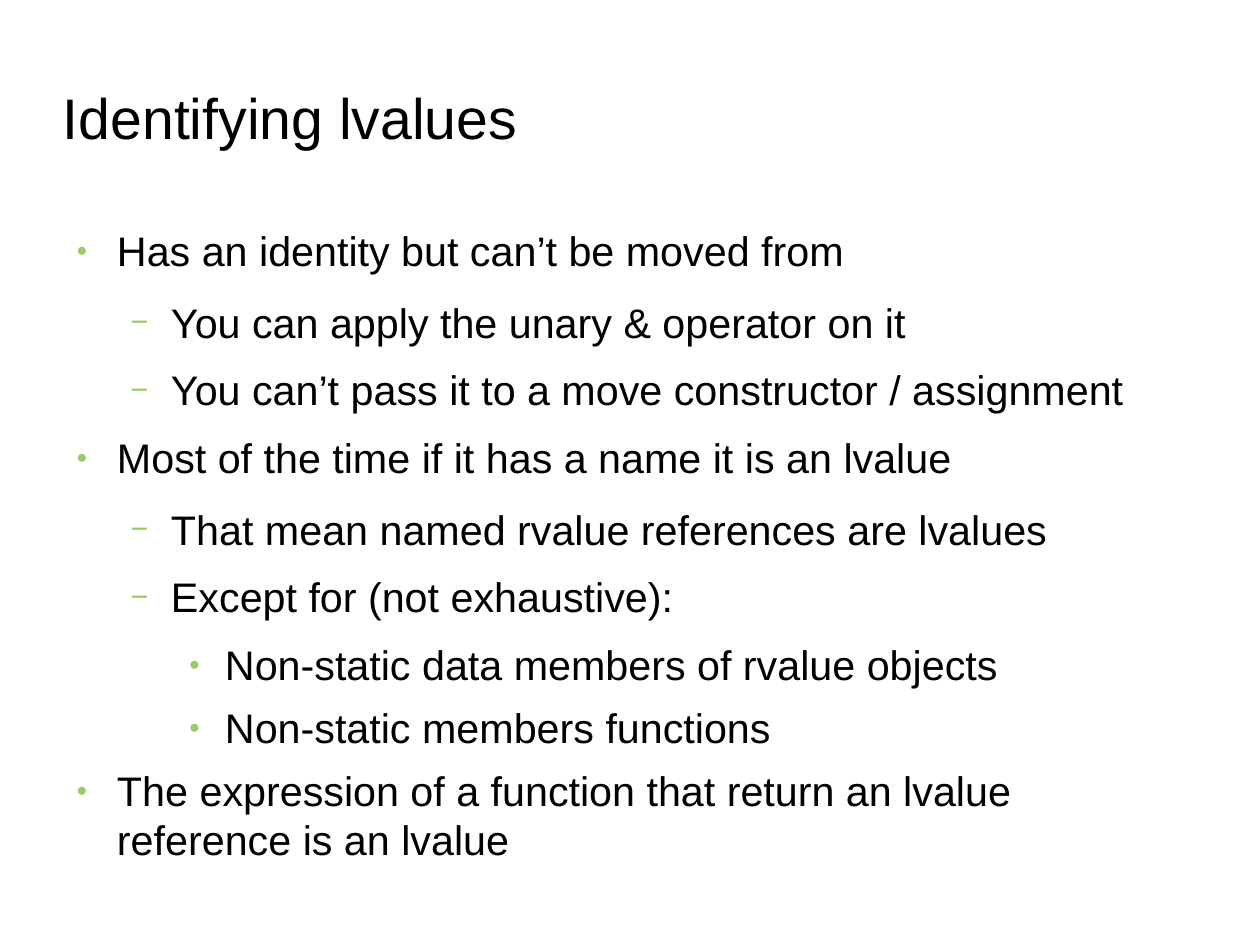
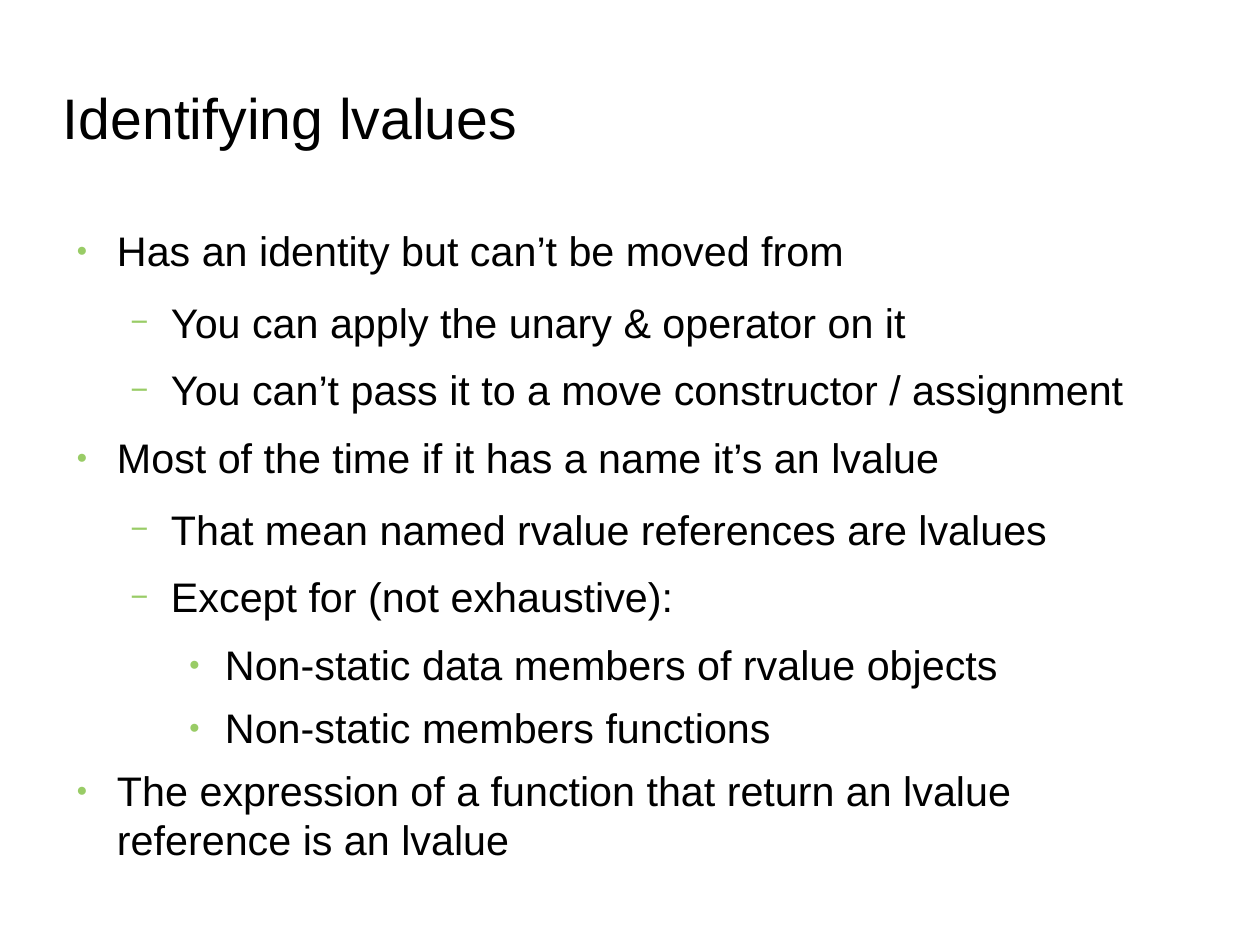
Before and after one commit to FranckRJ/CPP-trainings, a slide deck: slide 9 of traning-move.odp (slide 8 before the commit). Drawn at 1260x945 pixels with LibreOffice and Linux fonts; fonts in the diff are those of the drawing; background and template pictures are left out. Boxes give left, top, right and bottom in pixels: in the first picture for what was removed or moved away, otherwise in the second. Text is boxed around its words. In the diff, an @@ line names an element or a change of style, - is before the commit and + after.

```diff
--- a/traning-move.odp
+++ b/traning-move.odp
@@ text at bbox=[117, 443, 939, 474]: text changed @@
-● Most of the time if it has a name it is an lvalue
+● Most of the time if it has a name it’s an lvalue
```
Also in this commit, not shown: 5 other slides changed, 3 slides added, 2 other files.
